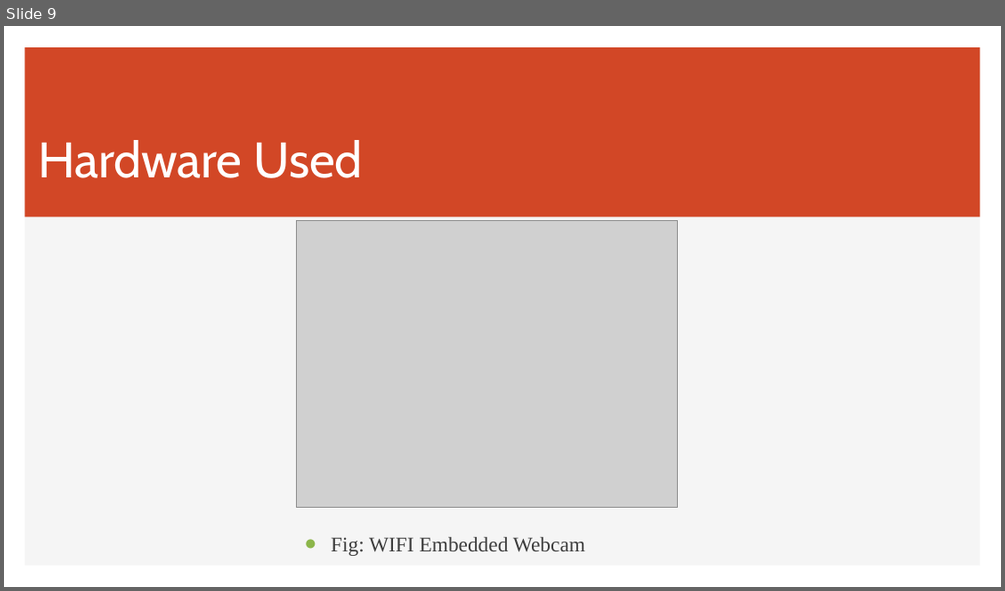
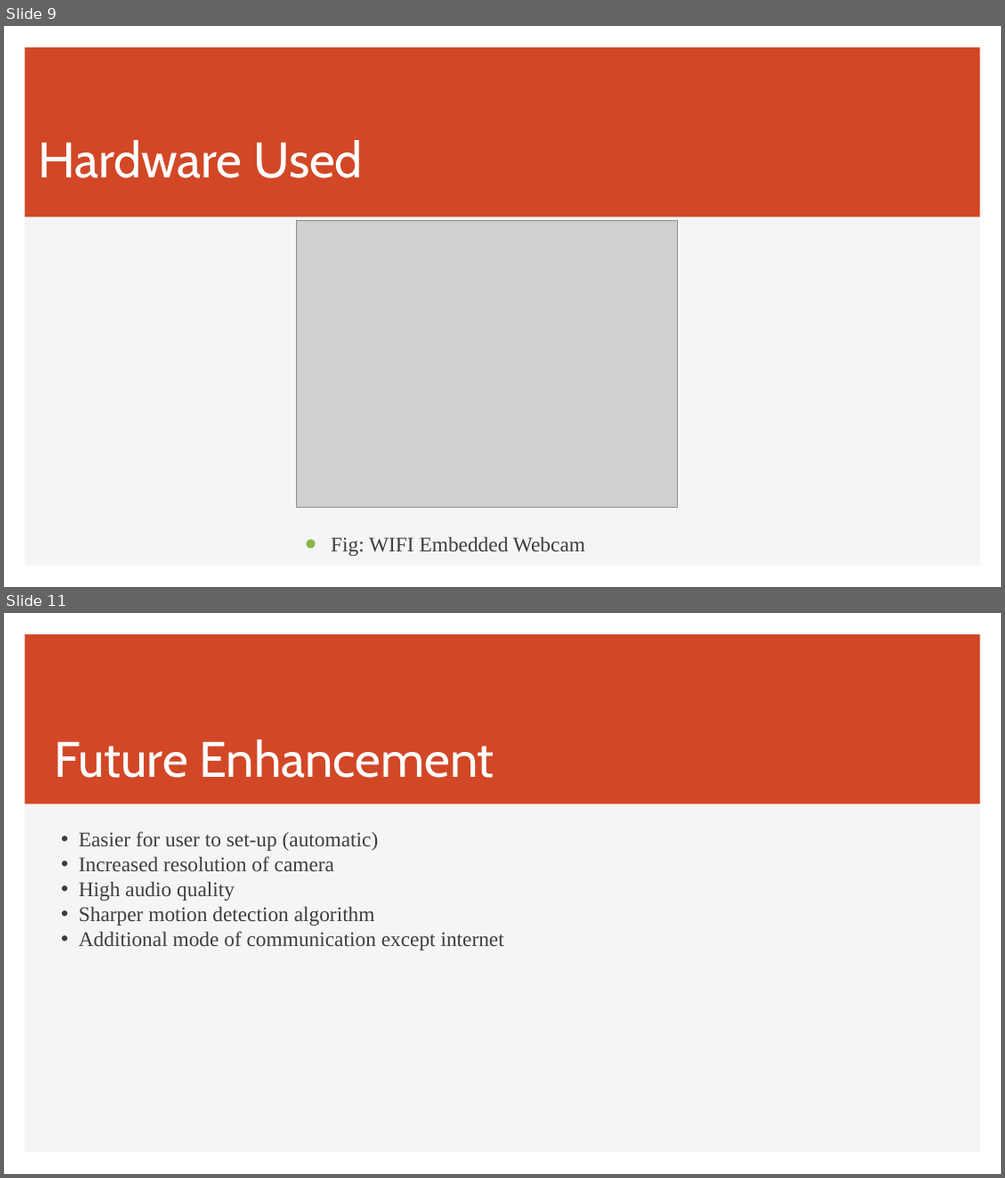
Before and after one commit to prajwollamichhane11/embeddedSystemProjectReport, a slide deck: Embedded System Presentation.pptx. Shown one above the other, each under a label of ours: slide 9 before the commit, slides 9 and 11 after it; the slides between them are not shown. The pictures are 1005x591 and 1005x1178 pixels, drawn with LibreOffice and Linux fonts; fonts in the diff are those of the drawing; grey boxes stand for pictures. Boxes give left, top, right and bottom in pixels: in the first picture for what was removed or moved away, otherwise in the second. Text is boxed around its words. In the diff, an @@ line names an element or a change of style, - is before the commit and + after.

```diff
--- a/Embedded System Presentation.pptx
+++ b/Embedded System Presentation.pptx
@@ slide 11 added at (4,613,1001,1174), background #FFFFFF; not listed: 2 template elements that a slide beside it also shows @@
@@ text added at (54,739,494,778), 48 pt, text #FFFFFF @@
+Future Enhancement
@@ text added at (79,831,504,950), 20 pt, text #3D3D3D @@
+• Easier for user to set-up (automatic)
+• Increased resolution of camera
+• High audio quality
+• Sharper motion detection algorithm
+• Additional mode of communication except internet
```
Also in this commit, not shown: 6 slides changed, 2 other slides added, 2 slides removed, 1 other file.
